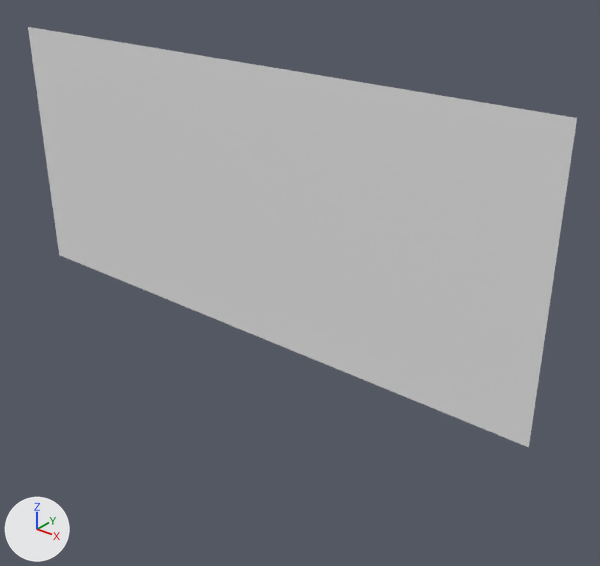
Renders of the OBJ model Assets/Tiled2Unity/Meshes/Jungle Playground.obj from each side of a commit.
The view is the same before and after, from a camera (50 mm lens) standing at (1034.0, -2836.0, 747.0) and looking at (-1338.0, 129.0, -1091.0). The lights are fixed; the arrows at lower left show +X, +Y and +Z. Where no turn or scale is listed for an object, it has been applied to the vertices.

Script lines for the objects in view, before the commit:
```python
me_jungle_playground = bpy.data.meshes.new('Jungle Playground')
me_jungle_playground.from_pydata(...)  # 4545 vertices, 4400 faces; spans x -3200.0..0.0, y 0.0, z -1408.0..0.0
ob_jungle_playground = bpy.data.objects.new('Jungle Playground', me_jungle_playground)
ob_jungle_playground.location = (0.0, 0.0, 0.0)
```
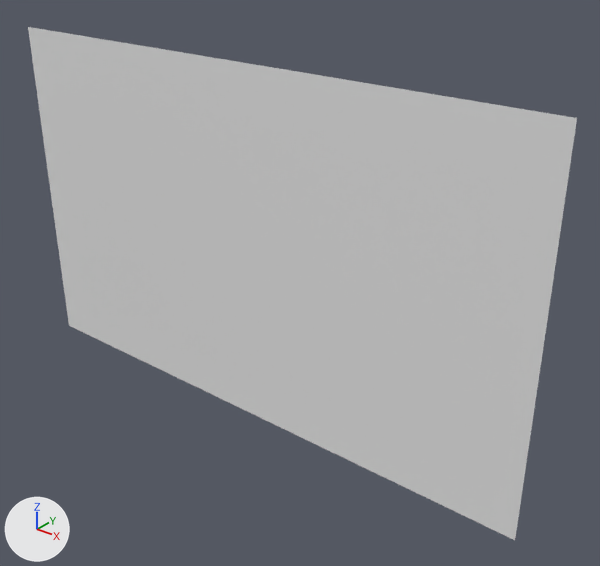
Changed parts and their boxes (x1, y1, x2, y2) in the pictures (600 x 566 px):
'Jungle Playground', reshaped (22% taller): before (28, 27, 577, 447); after (28, 27, 577, 540)
part 1 of me_jungle_playground, added: after (59, 255, 529, 540)

The change, as a list of edits to the scene's bpy script:
```text
Change me_jungle_playground:
    used by ob_jungle_playground; location = (0.0, 0.0, 0.0)
    remove me_jungle_playground.from_pydata(...)  # 4545 vertices, 4400 faces; spans x -3200.0..0.0, y 0.0, z -1408.0..0.0
    add me_jungle_playground.from_pydata(...)  # 6161 vertices, 6000 faces; spans x -3200.0..0.0, y 0.0, z -1920.0..0.0
    me_jungle_playground part 1: 1616 vertices added at x -3200.0..0.0, y 0.0, z -1920.0..-1440.0
```
